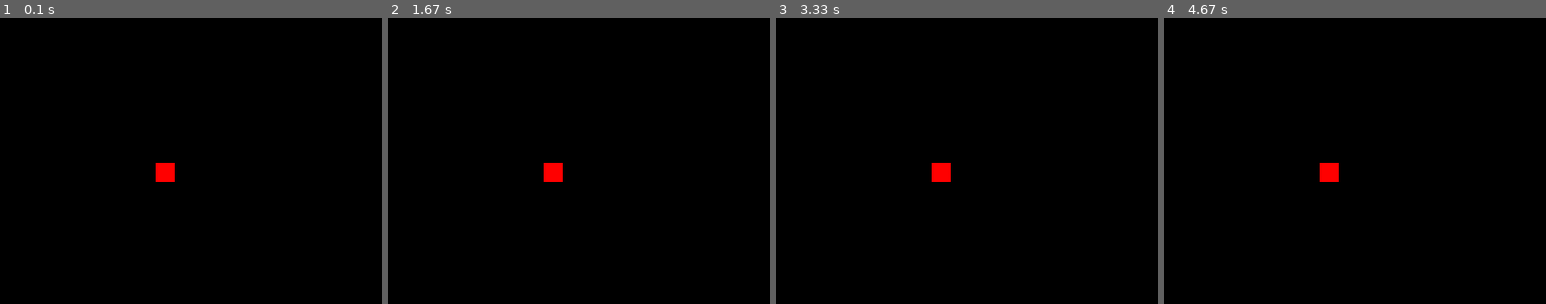
Above: before the commit, frames 1-4 (left to right).
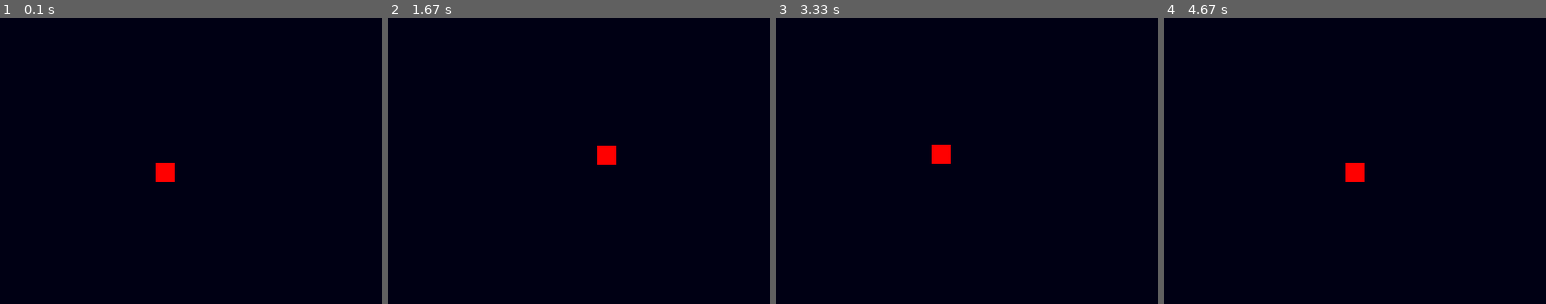
Above: after the commit, the same moments.

Repository: birdcode495/curso_pygame
Game: pygame game, started from main.py
The game is run twice, just before and just after one commit, with the same random seed, the same clock (stepped at 60 frames per second) and the same inputs.
Inputs:
- Up to frame 1 (0.1 s): no input
- Up to frame 2 (1.67 s): hold D 0.33-0.8 s; hold W 0.83-1.13 s; hold D 1.17-1.63 s
- Up to frame 3 (3.33 s): hold A 1.67-2.2 s; hold S 2.23-2.53 s; hold A 2.57-2.97 s; hold W from 3 s (still down)
- Up to frame 4 (4.67 s): release W at 3.37 s; hold D 3.4-4.03 s; hold S 4.07-4.43 s; hold A from 4.47 s (still down)
The pictures show only the part of the screen within x 3-53%, y 40-90%; the shares and areas given below are measured in that part.

The runs differ from the first frame. In frame 2, 0.7% of the frame differs, in the area x 40-60%, y 44-58%; in frame 3, 0.6%; in frame 4, 0.7%.

Commit message:
Program controls and movement

Diff:
--- a/characters.py
+++ b/characters.py
@@ -9,6 +9,11 @@
 		self.shape = pygame.Rect(0, 0, constants.WIDTH_CHARACTER, constants.HEIGHT_CHARACTER)
 		self.shape.center = (x, y)
 
+	def movement(self, delta_x, delta_y):
+
+		self.shape.x = self.shape.x + delta_x
+		self.shape.y = self.shape.y + delta_y
+
 	def draw(self, interface):
 
 		pygame.draw.rect(interface, constants.COLOR, self.shape)
--- a/constants.py
+++ b/constants.py
@@ -7,3 +7,6 @@
 WIDTH_CHARACTER = 20
 HEIGHT_CHARACTER = 20
 COLOR = (255, 0, 0)
+COLOR_BG = (0, 0, 20)
+FPS = 60
+VELOCITY = 1
--- a/main.py
+++ b/main.py
@@ -11,9 +11,50 @@
 window = pygame.display.set_mode((constants.WIDTH_WINDOW, constants.HEIGHT_WINDOW))
 pygame.display.set_caption("TreeCode Crypto")
 
+# Definir variables de movimiento del jugador
+
+move_up = False
+move_down = False
+move_right = False
+move_left = False
+
+# Controlar el frame rate
+reloj = pygame.time.Clock()
+
 run = True
 
 while run == True:
+
+	# Que vaya a 60 FPS
+	reloj.tick(constants.FPS)
+
+
+
+	window.fill(constants.COLOR_BG)
+
+	# Calcular el movimiento del jugador
+
+	delta_x = 0
+	delta_y = 0
+
+	if move_right == True:
+
+		delta_x = constants.VELOCITY
+
+	if move_left == True:
+
+		delta_x = -constants.VELOCITY
+
+	if move_up == True:
+
+		delta_y = -constants.VELOCITY
+
+	if move_down == True:
+
+		delta_y = constants.VELOCITY
+
+	# Mover al jugador
+	player.movement(delta_x, delta_y)
 
 	player.draw(window)
 
@@ -23,6 +64,46 @@
 
 			run = False
 
+		if event.type == pygame.KEYDOWN:
+
+			if event.key == pygame.K_a:
+
+				#print("Left")
+				move_left = True
+
+			if event.key == pygame.K_d:
+
+				#print("Right")
+				move_right = True
+
+			if event.key == pygame.K_w:
+
+				#print("Up")
+				move_up = True
+
+			if event.key == pygame.K_s:
+
+				#print("Down")
+				move_down = True
+
+		if event.type == pygame.KEYUP:
+
+			if event.key == pygame.K_a:
+
+				move_left = False
+
+			if event.key == pygame.K_d:
+
+				move_right = False
+
+			if event.key == pygame.K_w:
+
+				move_up = False
+
+			if event.key == pygame.K_s:
+
+				move_down = False
+
 
 	pygame.display.update()
 
